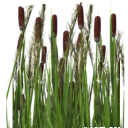
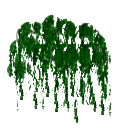
The second 128x128 image is a revision of the first. Changes to its layers:
hid "Layer" over bbox(6, 0, 125, 128)
showed "Tree.png", painted on it over bbox(6, 14, 113, 124)
